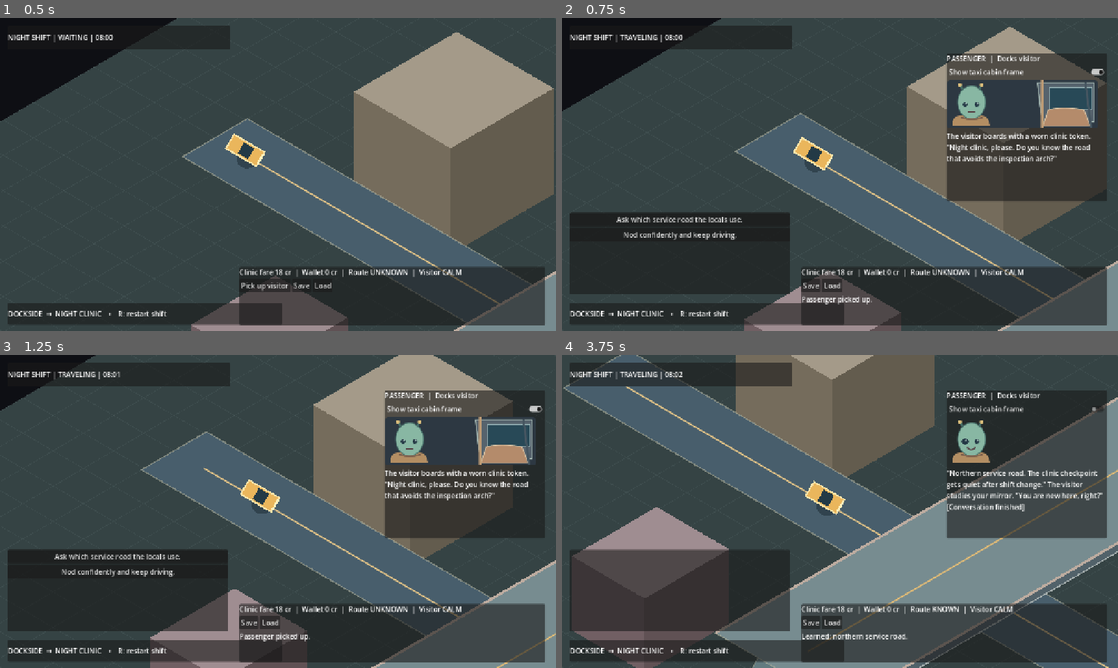
Above: before the commit, frames 1-4 (two rows, left to right).
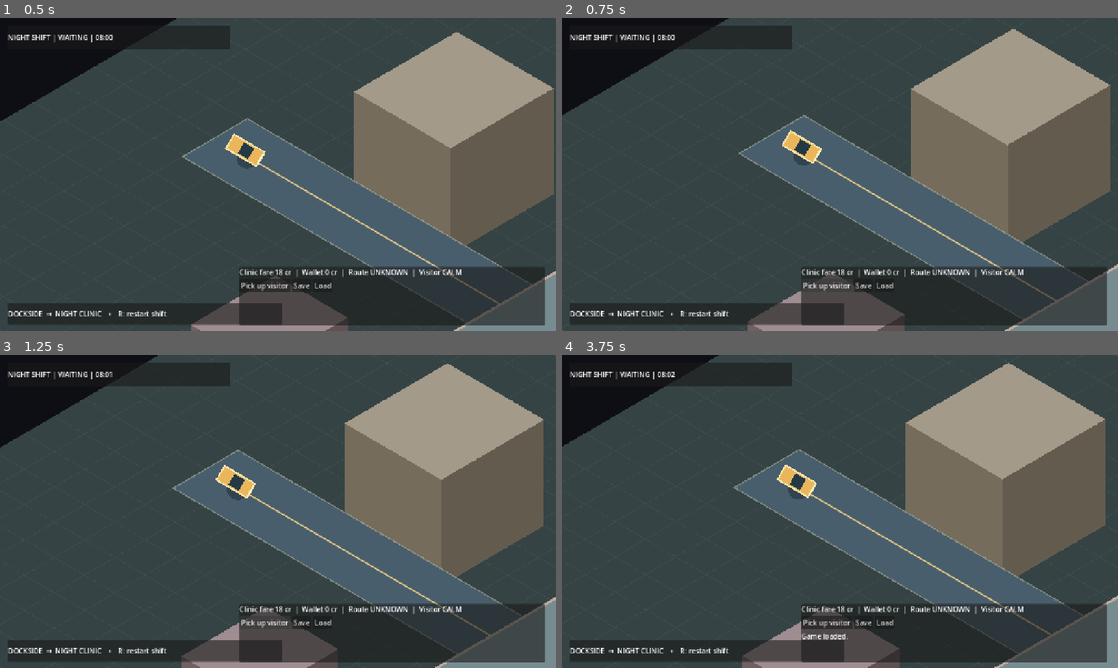
Above: after the commit, the same moments.

Repository: MohamedXIV/outsider-driver-2d
Game: Godot game, scene res://scenes/main.tscn
Two runs of this game, one before a commit and one after it. Both use one fixed random seed, a clock stepped at 60 frames per second and the inputs below.
Inputs (mouse positions are in pixels of both pictures, inside the frame that each line leads up to):
- Up to frame 1 (0.5 s): no input
- Up to frame 2 (0.75 s): click "Pick up visitor" at 0.5 s
- Up to frame 3 (1.25 s): no input
- Up to frame 4 (3.75 s): click "Save" at 1.25 s; click "Load" at 2 s; click (1029, 408) at 2.75 s, where only the run before the commit has a clickable "Show taxi cabin frame"; click (678, 555) at 3.5 s, where only the run before the commit has a clickable "Ask which service road the lo…"

Frame 1 is identical in both runs. In frame 2, 26% of the frame differs, in the area x 0-100%, y 0-100%; in frame 3, 37%; in frame 4, 60%.

Commit message:
P2: make starter equipment a single authoritative, persistent shift choice

Diff:
--- a/scripts/game_session.gd
+++ b/scripts/game_session.gd
@@ -8,9 +8,17 @@
 const JOB_ID: String = "job:docks-night-clinic"
 const ROUTE_ID: String = "route:docks-clinic-overpass"
 const FARE_CREDITS: int = 18
+# Starter equipment provides one source of information, never an automatic translation
+# of the city's foreign-language conversations.
+const STARTER_FACTS: Dictionary = {
+	"gps": "map:inspection-arch",
+	"translator": "translation:clinic-token",
+	"radio": "radio:two-local-languages"
+}
 const START_MINUTE: float = 8.0 * 60.0
 
 var phase: RidePhase = RidePhase.WAITING
+var starter_device: String = ""
 var world_minutes: float = START_MINUTE
 var credits: int = 0
 var suspicion: int = 0
@@ -32,8 +40,17 @@
 	return TaxiRide.new(route)
 
 
+func select_starter_device(device_id: String) -> bool:
+	if phase != RidePhase.WAITING or not starter_device.is_empty() \
+			or not STARTER_FACTS.has(device_id):
+		return false
+	starter_device = device_id
+	known_facts.append(str(STARTER_FACTS[device_id]))
+	return true
+
+
 func pickup() -> bool:
-	if phase != RidePhase.WAITING:
+	if phase != RidePhase.WAITING or starter_device.is_empty():
 		return false
 	phase = RidePhase.TRAVELING
 	return true
@@ -76,6 +93,7 @@
 		"passenger_id": PASSENGER_ID,
 		"job_id": JOB_ID,
 		"route_id": ROUTE_ID,
+		"starter_device": starter_device,
 		"phase": int(phase),
 		"world_minutes": world_minutes,
 		"credits": credits,
@@ -92,13 +110,20 @@
 	var restored_phase: int = int(value.get("phase", -1))
 	if restored_phase < 0 or restored_phase > int(RidePhase.COMPLETED):
 		return false
+	var gear_id: String = str(value.get("starter_device", ""))
+	if (not gear_id.is_empty() and not STARTER_FACTS.has(gear_id)) \
+			or (restored_phase != int(RidePhase.WAITING) and gear_id.is_empty()):
+		return false
 	var fresh_ride: TaxiRide = _create_ride()
 	if not fresh_ride.restore_snapshot(value.get("ride", {})):
 		return false
 	if not value.get("known_facts", null) is Array 			or not value.get("applied_story_events", null) is Array:
 		return false
+	if not gear_id.is_empty() and not value["known_facts"].has(str(STARTER_FACTS[gear_id])):
+		return false
 	ride = fresh_ride
 	phase = restored_phase as RidePhase
+	starter_device = gear_id
 	world_minutes = float(value.get("world_minutes", START_MINUTE))
 	credits = maxi(0, int(value.get("credits", 0)))
 	suspicion = maxi(0, int(value.get("suspicion", 0)))
--- a/scripts/ride_save.gd
+++ b/scripts/ride_save.gd
@@ -1,8 +1,8 @@
 class_name RideSave
 extends RefCounted
 
-const SAVE_PATH: String = "user://outsider_driver_ride_v1.json"
-const VERSION: int = 1
+const SAVE_PATH: String = "user://outsider_driver_ride_v2.json"
+const VERSION: int = 2
 
 
 static func save(session: GameSession, ink: Dictionary, path: String = SAVE_PATH) -> bool:
--- a/tests/test_session.gd
+++ b/tests/test_session.gd
@@ -6,6 +6,11 @@
 	state.advance(3.0)
 	assert(state.world_minutes > GameSession.START_MINUTE)
 	assert(state.ride.world_position() == start, "Taxi drove before pickup.")
+	assert(not state.pickup(), "A shift needs a prepared starter device.")
+	assert(not state.select_starter_device("unknown"))
+	assert(state.select_starter_device("gps"))
+	assert(not state.select_starter_device("translator"), "Starter choice must be single-use.")
+	assert(state.known_facts.has("map:inspection-arch"))
 	assert(state.pickup())
 	assert(not state.pickup(), "Pickup must happen only once.")
 	state.advance(100.0)
@@ -26,12 +31,13 @@
 	var save_path: String = "user://p1-session-fixture.json"
 	assert(RideSave.save(state, {}, save_path))
 	var envelope: Dictionary = RideSave.load(save_path)
-	assert(envelope.get("schema_version") == 1)
+	assert(envelope.get("schema_version") == 2)
 	var restored: GameSession = GameSession.new()
 	assert(restored.restore_snapshot(envelope["game"]))
 	assert(restored.phase == GameSession.RidePhase.COMPLETED)
 	assert(restored.credits == GameSession.FARE_CREDITS)
 	assert(restored.suspicion == 1)
+	assert(restored.starter_device == "gps")
 	assert(restored.known_facts.has("docks-route"))
 	assert(restored.ride.world_position() == state.ride.world_position())
 	assert(not restored.drop_off(), "Restore allowed double payment.")
@@ -39,6 +45,7 @@
 	restored.advance(2.0)
 	assert(restored.world_minutes > after_dropoff, "Completed ride froze the world.")
 	var traveling: GameSession = GameSession.new()
+	assert(traveling.select_starter_device("radio"))
 	assert(traveling.pickup())
 	traveling.advance(2.0)
 	var unfinished_path: String = "user://p1-unfinished-fixture.json"
@@ -48,5 +55,19 @@
 	assert(unfinished.phase == GameSession.RidePhase.TRAVELING)
 	assert(unfinished.credits == 0 and unfinished.ride.world_position() == traveling.ride.world_position())
 
+	# The three choices must remain differentiated and survive persistence.
+	var translation: GameSession = GameSession.new()
+	assert(translation.select_starter_device("translator"))
+	assert(translation.known_facts.has("translation:clinic-token"))
+	assert(not translation.known_facts.has("radio:two-local-languages"))
+	assert(translation.restore_snapshot(translation.snapshot()))
+	assert(translation.starter_device == "translator")
+	var invalid: Dictionary = translation.snapshot()
+	invalid["starter_device"] = "unlisted-gear"
+	assert(not GameSession.new().restore_snapshot(invalid), "Invalid equipment must reject save.")
+	invalid = translation.snapshot()
+	invalid["known_facts"] = []
+	assert(not GameSession.new().restore_snapshot(invalid), "Cannot lose the chosen gear's fact.")
+
 	print("P1_SESSION_NATIVE_PASS")
 	quit(0)
